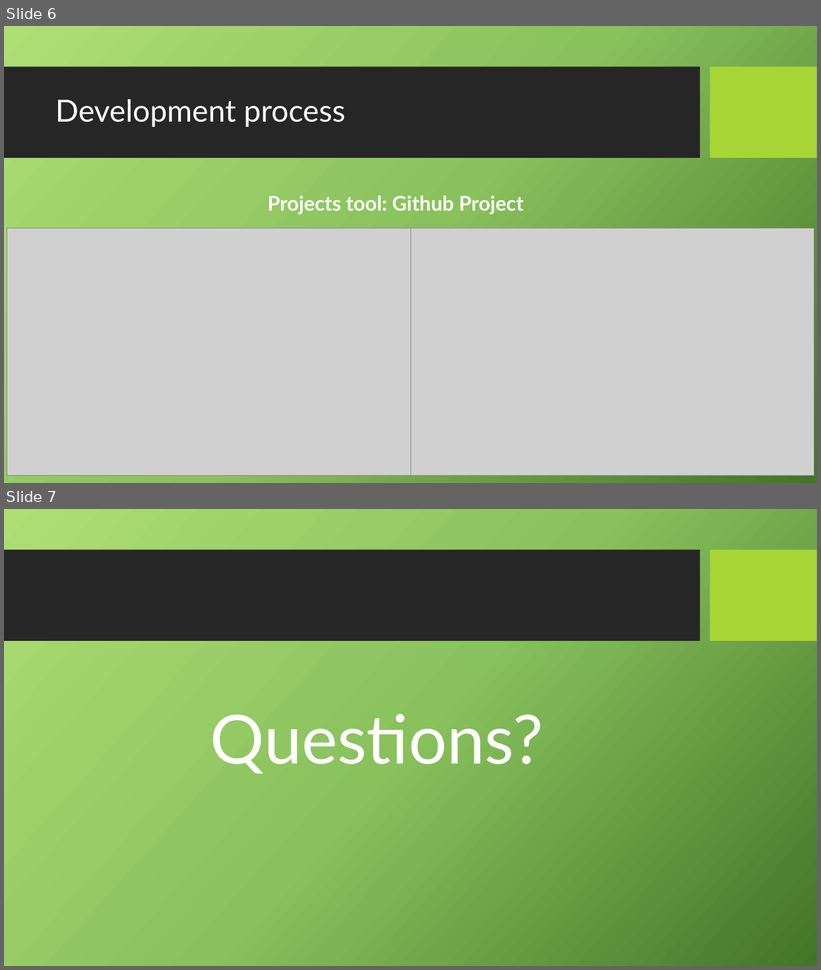
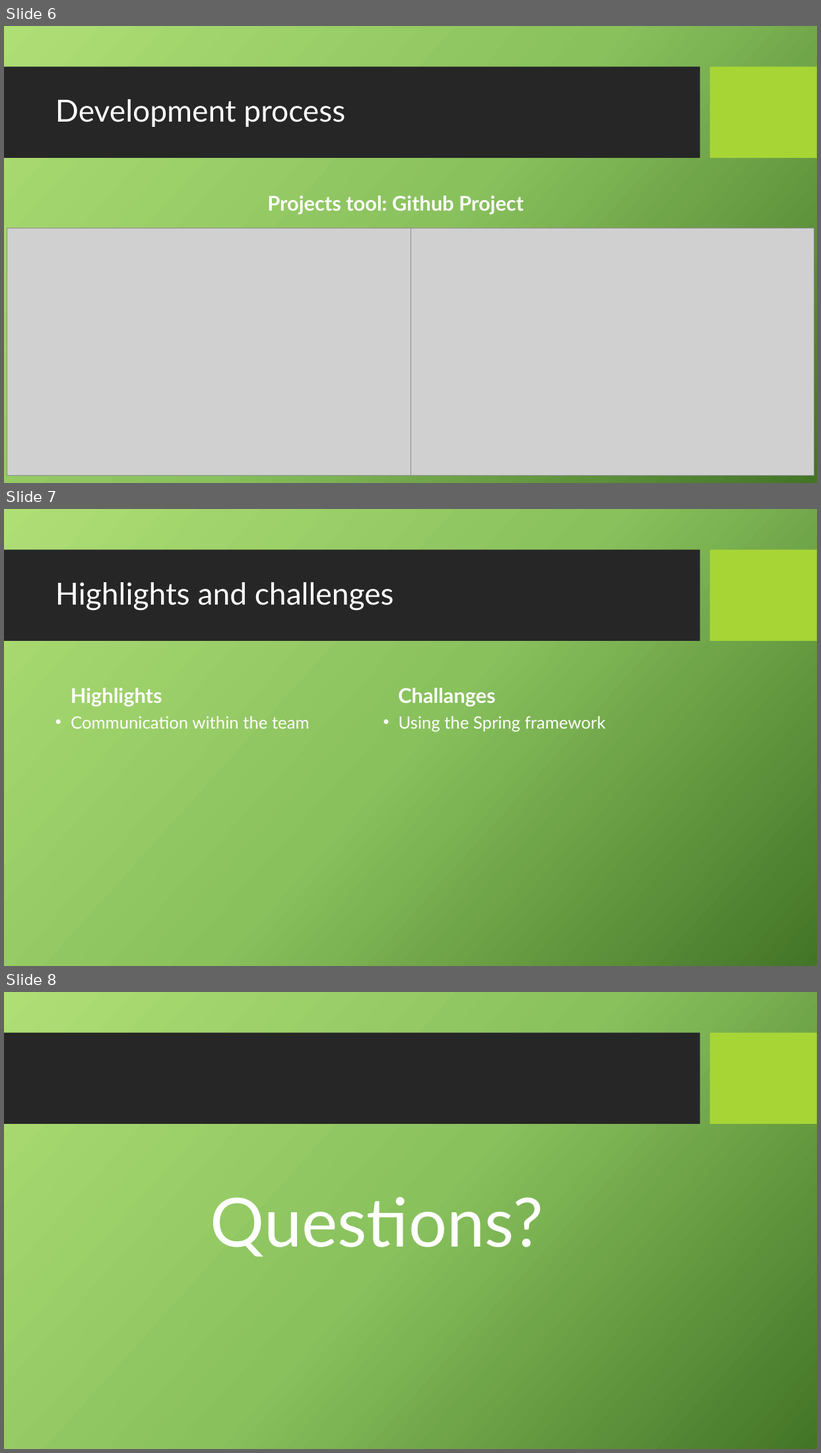
Before and after one commit to scg-unibe-ch/ese2017-team2, a slide deck: Presentation/Presentation.pptx. Shown one above the other, each under a label of ours: slides 6 and 7 before the commit, slides 6, 7 and 8 after it. The pictures are 821x970 and 821x1453 pixels, drawn with LibreOffice and Linux fonts; fonts in the diff are those of the drawing; grey boxes stand for pictures; background and template pictures are left out. Boxes give left, top, right and bottom in pixels: in the first picture for what was removed or moved away, otherwise in the second. Text is boxed around its words. In the diff, an @@ line names an element or a change of style, - is before the commit and + after.

```diff
--- a/Presentation/Presentation.pptx
+++ b/Presentation/Presentation.pptx
@@ slide 7 added at bbox=[4, 509, 817, 966], background picture (left out); not listed: 2 template elements that a slide beside it also shows @@
@@ title added at bbox=[55, 582, 394, 611], 36 pt, text #FFFFFF @@
+Highlights and challenges
@@ text added at bbox=[71, 688, 162, 707], 24 pt, text #FFFFFF, bold @@
+Highlights
@@ text added at bbox=[398, 688, 496, 707], 24 pt, text #FFFFFF, bold @@
+Challanges
@@ text added at bbox=[71, 716, 310, 729], 20 pt, text #FFFFFF @@
+• Communication within the team
@@ text added at bbox=[399, 716, 606, 732], 20 pt, text #FFFFFF @@
+• Using the Spring framework
@@ what was slide 7 is now slide 8 @@
```
Also in this commit, not shown: 3 slides changed, 1 other slide added, 1 slide removed.
